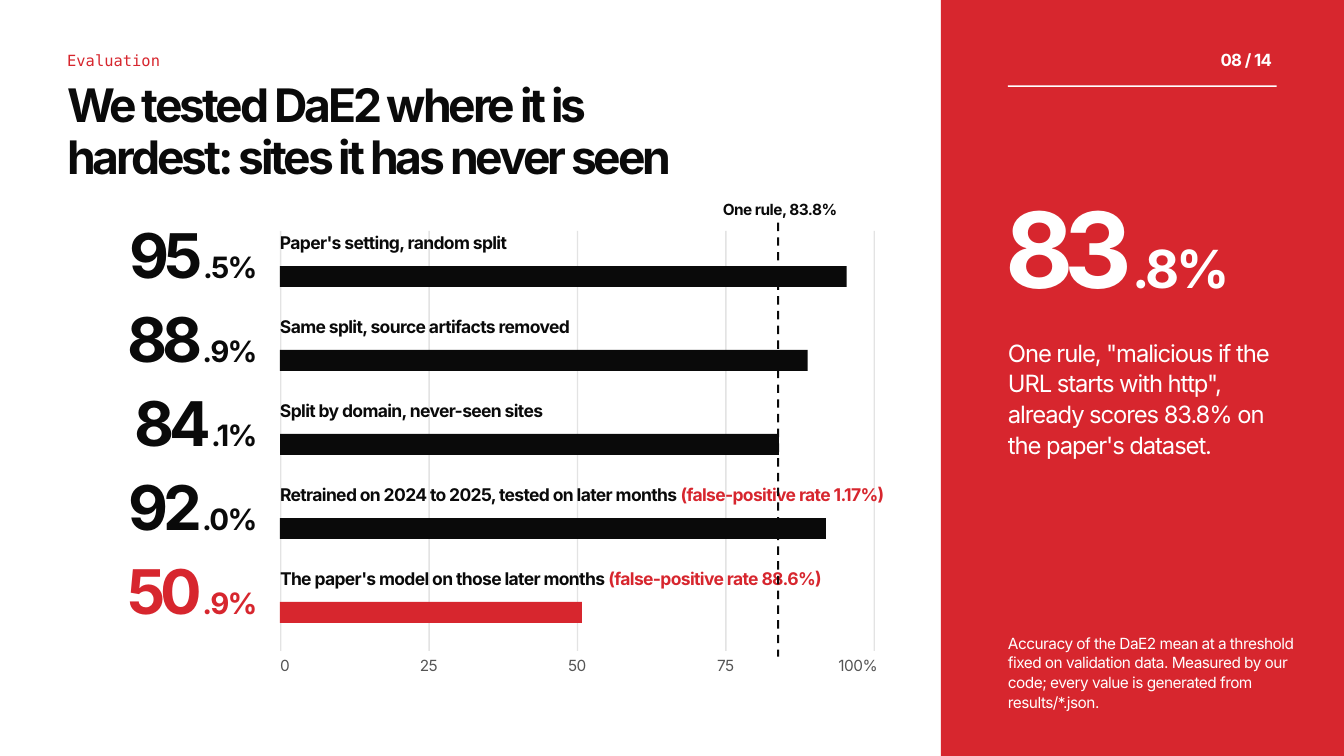
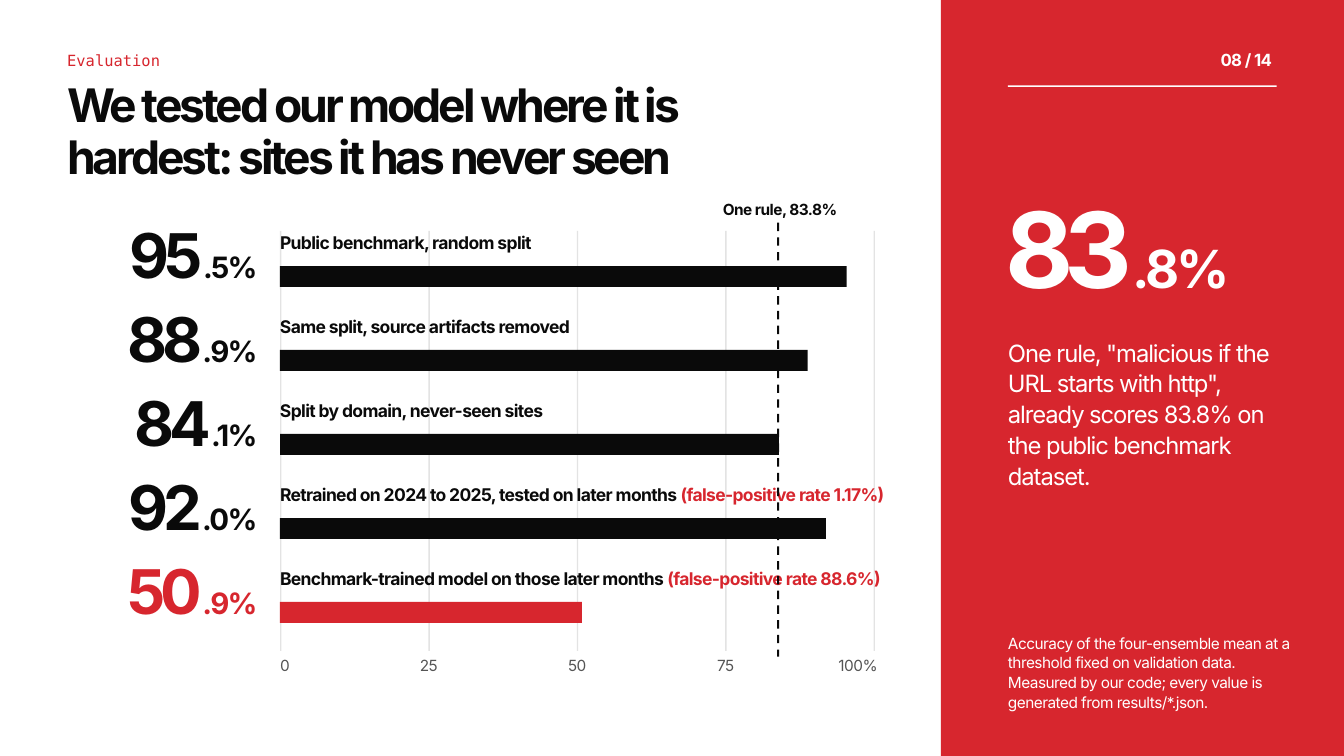
Before and after one commit to muhammet-tm/mirsad, a slide deck: slide 8 of deck/Mirsad_Deck.pptx. Drawn at 1344x756 pixels with LibreOffice and Linux fonts; fonts in the diff are those of the drawing. Boxes give left, top, right and bottom in pixels: in the first picture for what was removed or moved away, otherwise in the second. Text is boxed around its words. In the diff, an @@ line names an element or a change of style, - is before the commit and + after.

```diff
--- a/deck/Mirsad_Deck.pptx
+++ b/deck/Mirsad_Deck.pptx
@@ text at (67, 86, 680, 123): text changed @@
-We tested DaE2 where it is
+We tested our model where it is
@@ text at (280, 235, 531, 253): text changed @@
-Paper's setting, random split
+Public benchmark, random split
@@ text at (1008, 436, 1231, 486): text changed @@
-the paper's dataset.
+the public benchmark
+dataset.
@@ text at (280, 571, 880, 589): text changed @@
-The paper's model on those later months (false-positive rate 88.6%)
+Benchmark-trained model on those later months (false-positive rate 88.6%)
@@ text at (1008, 637, 1291, 712): text changed @@
-Accuracy of the DaE2 mean at a threshold
-fixed on validation data. Measured by our
-code; every value is generated from
-results/*.json.
+Accuracy of the four-ensemble mean at a
+threshold fixed on validation data.
+Measured by our code; every value is
+generated from results/*.json.
```
Also in this commit, not shown: 3 other slides changed, 27 other files.
